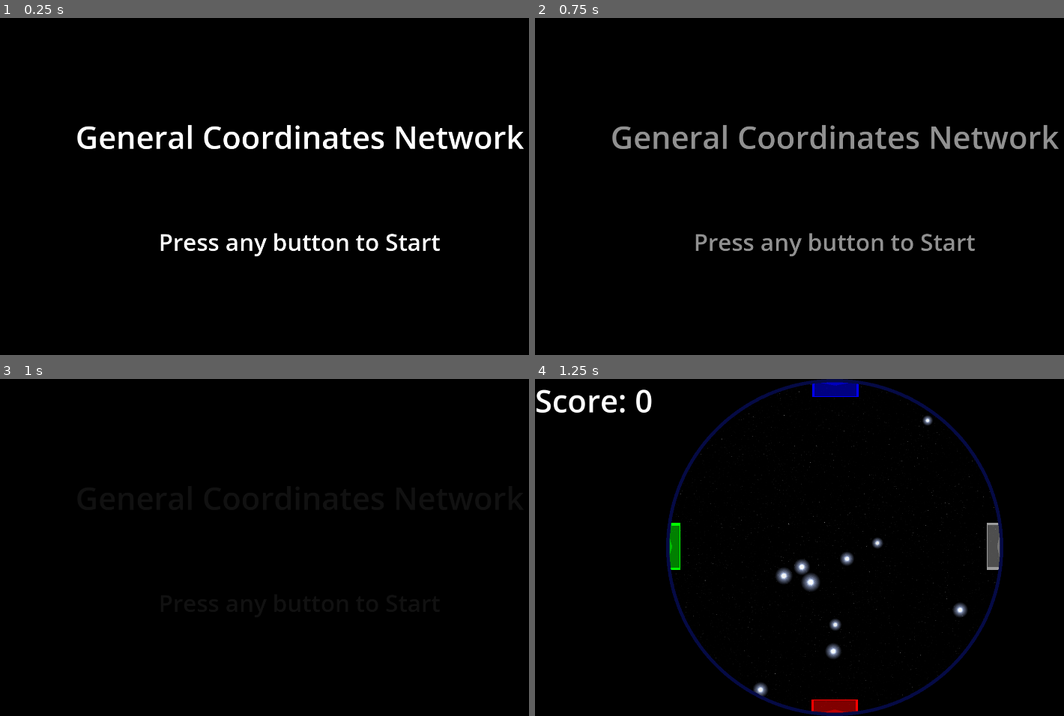
Above: before the commit, frames 1-4 (two rows, left to right).
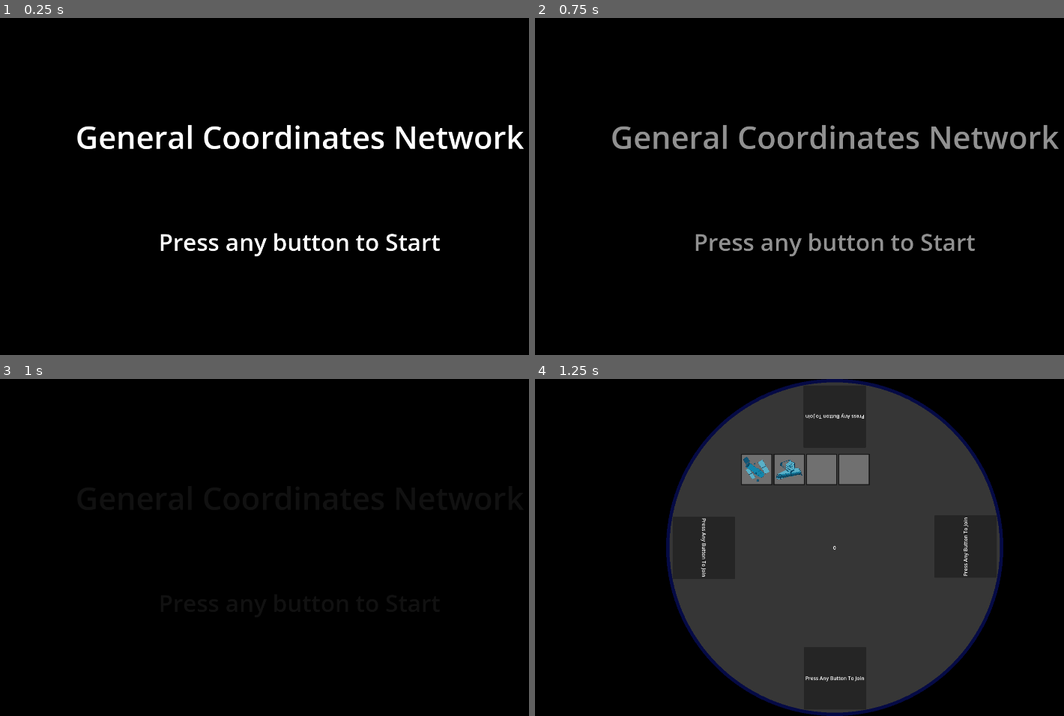
Above: after the commit, the same moments.

Repository: Courey/gcn-interactive-demo
Game: Godot game, scene res://scenes/title screen/title_screen.tscn
Two runs of this game, one before a commit and one after it. Both use one fixed random seed, a clock stepped at 60 frames per second and the inputs below.
Inputs:
- Up to frame 1 (0.25 s): no input
- Up to frame 2 (0.75 s): tap Enter at 0.5 s
- Up to frame 3 (1 s): no input
- Up to frame 4 (1.25 s): no input

Frames 1-3 are identical in both runs. In frame 4, 48% of the frame differs, in the area x 0-88%, y 0-100%.

Commit message:
Add some util functions, scene transitions, rename resources for grouping

Diff:
--- a/Base.tscn
+++ /dev/null
@@ -1,7 +0,0 @@
-[gd_scene load_steps=2 format=3 uid="uid://b1l2u14kbw8fa"]
-
-[ext_resource type="PackedScene" uid="uid://duvh77weda0w" path="res://scenes/title screen/title_screen.tscn" id="1_nfj5t"]
-
-[node name="Base" type="Node"]
-
-[node name="TitleScreen" parent="." instance=ExtResource("1_nfj5t")]
--- a/project.godot
+++ b/project.godot
@@ -21,6 +21,7 @@
 
 SceneManager="*res://SceneManager.gd"
 Global="*res://global.gd"
+Utils="*res://utility/Utils.gd"
 
 [display]
 
--- a/resources/player_resource.gd
+++ b/resources/player_resource.gd
@@ -9,13 +9,18 @@
 
 var observatory_id: int
 var observatory: Telescope
-var selected:bool = false
+var ready:bool = false
 
 
 func _init():
 	name = "Player%d" % id
 	input_prefix = "p%d" % id
-	active = true
+	#active = true
+
 
 func get_input_prefix():
 	return "p%d" % id
+
+
+func toggle_active():
+	active = !active
--- a/scenes/observatory_selection/selected_telescope_display.gd
+++ b/scenes/observatory_selection/selected_telescope_display.gd
@@ -1,19 +1,22 @@
-extends Panel
+class_name SelectedTelescopeDisplay extends PanelContainer
 
 @export var controlling_player:PlayerResource
 
-@onready var ObservatoryLabel = $ObservatoryLabel as Label
-@onready var PositionLabel = $PositionLabel as Label
-@onready var SelectedObsImage = $SelectedObservatoryImage as TextureRect
+@onready var MainControlBox = $MainControlBox
+@onready var MainLabel = $MainControlBox/MainLabel as Label
+@onready var ObservatoryLabel = $MainControlBox/HBoxContainer/ObservatoryLabel as Label
+@onready var PositionLabel = $MainControlBox/HBoxContainer/PositionLabel as Label
+@onready var SelectedObsImage = $MainControlBox/SelectedObservatoryImage as TextureRect
+@onready var ReadyUpLabel = $ReadyUpLabel
 
 
-# Called when the node enters the scene tree for the first time.
-func _ready() -> void:
-	pass # Replace with function body.
+func _process(_delta: float) -> void:
+	if controlling_player.observatory:
+		ObservatoryLabel.text = controlling_player.observatory.telescope_name
+		PositionLabel.text = controlling_player.observatory.get_location_string()
+		SelectedObsImage.texture = controlling_player.observatory.image
+	MainLabel.text = "Ready!" if controlling_player.ready else "Select Your Observatory"
 
-
-# Called every frame. 'delta' is the elapsed time since the previous frame.
-func _process(delta: float) -> void:
-	ObservatoryLabel.text = controlling_player.observatory.telescope_name
-	PositionLabel.text = controlling_player.observatory.get_location_string()
-	SelectedObsImage.texture = controlling_player.observatory.image
+func toggle_ready_display():
+	MainControlBox.visible = !MainControlBox.visible
+	ReadyUpLabel.visible = !ReadyUpLabel.visible
--- a/scenes/observatory_selection/selected_telescope_display.tscn
+++ b/scenes/observatory_selection/selected_telescope_display.tscn
@@ -13,73 +13,46 @@
 [sub_resource type="LabelSettings" id="LabelSettings_3f5lt"]
 font_size = 6
 
-[node name="SelectedTelescopeDisplay" type="Panel"]
+[node name="SelectedTelescopeDisplay" type="PanelContainer"]
 offset_right = 200.0
 offset_bottom = 200.0
 script = ExtResource("1_deceq")
 
-[node name="Label" type="Label" parent="."]
-layout_mode = 1
-anchors_preset = 5
-anchor_left = 0.5
-anchor_right = 0.5
-offset_left = -84.0
-offset_right = 84.0
-offset_bottom = 23.0
-grow_horizontal = 2
+[node name="MainControlBox" type="VBoxContainer" parent="."]
+visible = false
+layout_mode = 2
+
+[node name="MainLabel" type="Label" parent="MainControlBox"]
+layout_mode = 2
 text = "Select Your Telescope"
-
-[node name="SelectedObservatoryImage" type="TextureRect" parent="."]
+horizontal_alignment = 1
+
+[node name="SelectedObservatoryImage" type="TextureRect" parent="MainControlBox"]
 custom_minimum_size = Vector2(80, 80)
-layout_mode = 1
-anchors_preset = 5
-anchor_left = 0.5
-anchor_right = 0.5
-offset_left = -44.0
-offset_top = 24.0
-offset_right = 44.0
-offset_bottom = 112.0
-grow_horizontal = 2
+layout_mode = 2
 texture = ExtResource("1_21a01")
 expand_mode = 1
 stretch_mode = 5
 
-[node name="ObservatoryLabel" type="Label" parent="."]
-layout_mode = 2
-offset_left = 36.0
-offset_top = 106.0
-offset_right = 164.0
-offset_bottom = 121.0
+[node name="HBoxContainer" type="HBoxContainer" parent="MainControlBox"]
+layout_mode = 2
+alignment = 1
+
+[node name="ObservatoryLabel" type="Label" parent="MainControlBox/HBoxContainer"]
+layout_mode = 2
 text = "Telescope Name"
 label_settings = SubResource("LabelSettings_v4aac")
-metadata/_edit_group_ = true
-
-[node name="PositionLabel" type="Label" parent="."]
-layout_mode = 2
-offset_left = 36.0
-offset_top = 106.0
-offset_right = 164.0
-offset_bottom = 121.0
+
+[node name="PositionLabel" type="Label" parent="MainControlBox/HBoxContainer"]
+layout_mode = 2
 text = "Ground"
 label_settings = SubResource("LabelSettings_spbmw")
 horizontal_alignment = 2
-metadata/_edit_group_ = true
-
-[node name="GridContainer" type="GridContainer" parent="."]
-layout_mode = 1
-anchors_preset = 7
-anchor_left = 0.5
-anchor_top = 1.0
-anchor_right = 0.5
-anchor_bottom = 1.0
-offset_left = -64.0
-offset_top = -75.0
-offset_right = 64.0
-offset_bottom = -3.0
-grow_horizontal = 2
-grow_vertical = 0
-
-[node name="StatBar" type="Control" parent="GridContainer"]
+
+[node name="GridContainer" type="GridContainer" parent="MainControlBox"]
+layout_mode = 2
+
+[node name="StatBar" type="Control" parent="MainControlBox/GridContainer"]
 clip_contents = true
 custom_minimum_size = Vector2(128, 15)
 layout_mode = 2
@@ -90,42 +63,42 @@
 stat_name = "Field of View"
 highlight_color = Color(0.337255, 1, 1, 1)
 
-[node name="Label" type="Label" parent="GridContainer/StatBar"]
-layout_mode = 0
-offset_right = 128.0
-offset_bottom = 9.0
-text = "Stat_1"
-label_settings = SubResource("LabelSettings_3f5lt")
-
-[node name="Background" type="ColorRect" parent="GridContainer/StatBar"]
-layout_mode = 1
-anchors_preset = 7
-anchor_left = 0.5
-anchor_top = 1.0
-anchor_right = 0.5
-anchor_bottom = 1.0
-offset_left = -64.0
-offset_top = -5.0
-offset_right = 64.0
-grow_horizontal = 2
-grow_vertical = 0
-color = Color(0.412152, 0.412152, 0.412152, 1)
-
-[node name="Highlight" type="ColorRect" parent="GridContainer/StatBar"]
-layout_mode = 1
-anchors_preset = 7
-anchor_left = 0.5
-anchor_top = 1.0
-anchor_right = 0.5
-anchor_bottom = 1.0
-offset_left = -64.0
-offset_top = -5.0
-offset_right = 64.0
-grow_horizontal = 2
-grow_vertical = 0
-color = Color(0.337255, 1, 1, 0.768627)
-
-[node name="StatBar2" type="Control" parent="GridContainer"]
+[node name="Label" type="Label" parent="MainControlBox/GridContainer/StatBar"]
+layout_mode = 0
+offset_right = 128.0
+offset_bottom = 9.0
+text = "Stat_1"
+label_settings = SubResource("LabelSettings_3f5lt")
+
+[node name="Background" type="ColorRect" parent="MainControlBox/GridContainer/StatBar"]
+layout_mode = 1
+anchors_preset = 7
+anchor_left = 0.5
+anchor_top = 1.0
+anchor_right = 0.5
+anchor_bottom = 1.0
+offset_left = -64.0
+offset_top = -5.0
+offset_right = 64.0
+grow_horizontal = 2
+grow_vertical = 0
+color = Color(0.412152, 0.412152, 0.412152, 1)
+
+[node name="Highlight" type="ColorRect" parent="MainControlBox/GridContainer/StatBar"]
+layout_mode = 1
+anchors_preset = 7
+anchor_left = 0.5
+anchor_top = 1.0
+anchor_right = 0.5
+anchor_bottom = 1.0
+offset_left = -64.0
+offset_top = -5.0
+offset_right = 64.0
+grow_horizontal = 2
+grow_vertical = 0
+color = Color(0.337255, 1, 1, 0.768627)
+
+[node name="StatBar2" type="Control" parent="MainControlBox/GridContainer"]
 clip_contents = true
 custom_minimum_size = Vector2(128, 15)
 layout_mode = 2
@@ -136,42 +109,42 @@
 stat_name = "Slew Speed"
 highlight_color = Color(0.337255, 1, 1, 1)
 
-[node name="Label" type="Label" parent="GridContainer/StatBar2"]
-layout_mode = 0
-offset_right = 128.0
-offset_bottom = 9.0
-text = "Stat_1"
-label_settings = SubResource("LabelSettings_3f5lt")
-
-[node name="Background" type="ColorRect" parent="GridContainer/StatBar2"]
-layout_mode = 1
-anchors_preset = 7
-anchor_left = 0.5
-anchor_top = 1.0
-anchor_right = 0.5
-anchor_bottom = 1.0
-offset_left = -64.0
-offset_top = -5.0
-offset_right = 64.0
-grow_horizontal = 2
-grow_vertical = 0
-color = Color(0.412152, 0.412152, 0.412152, 1)
-
-[node name="Highlight" type="ColorRect" parent="GridContainer/StatBar2"]
-layout_mode = 1
-anchors_preset = 7
-anchor_left = 0.5
-anchor_top = 1.0
-anchor_right = 0.5
-anchor_bottom = 1.0
-offset_left = -64.0
-offset_top = -5.0
-offset_right = 64.0
-grow_horizontal = 2
-grow_vertical = 0
-color = Color(0.337255, 1, 1, 0.768627)
-
-[node name="StatBar3" type="Control" parent="GridContainer"]
+[node name="Label" type="Label" parent="MainControlBox/GridContainer/StatBar2"]
+layout_mode = 0
+offset_right = 128.0
+offset_bottom = 9.0
+text = "Stat_1"
+label_settings = SubResource("LabelSettings_3f5lt")
+
+[node name="Background" type="ColorRect" parent="MainControlBox/GridContainer/StatBar2"]
+layout_mode = 1
+anchors_preset = 7
+anchor_left = 0.5
+anchor_top = 1.0
+anchor_right = 0.5
+anchor_bottom = 1.0
+offset_left = -64.0
+offset_top = -5.0
+offset_right = 64.0
+grow_horizontal = 2
+grow_vertical = 0
+color = Color(0.412152, 0.412152, 0.412152, 1)
+
+[node name="Highlight" type="ColorRect" parent="MainControlBox/GridContainer/StatBar2"]
+layout_mode = 1
+anchors_preset = 7
+anchor_left = 0.5
+anchor_top = 1.0
+anchor_right = 0.5
+anchor_bottom = 1.0
+offset_left = -64.0
+offset_top = -5.0
+offset_right = 64.0
+grow_horizontal = 2
+grow_vertical = 0
+color = Color(0.337255, 1, 1, 0.768627)
+
+[node name="StatBar3" type="Control" parent="MainControlBox/GridContainer"]
 clip_contents = true
 custom_minimum_size = Vector2(128, 15)
 layout_mode = 2
@@ -182,82 +155,87 @@
 stat_name = "Sensitivity"
 highlight_color = Color(0.337255, 1, 1, 1)
 
-[node name="Label" type="Label" parent="GridContainer/StatBar3"]
-layout_mode = 0
-offset_right = 128.0
-offset_bottom = 9.0
-text = "Stat_1"
-label_settings = SubResource("LabelSettings_3f5lt")
-
-[node name="Background" type="ColorRect" parent="GridContainer/StatBar3"]
-layout_mode = 1
-anchors_preset = 7
-anchor_left = 0.5
-anchor_top = 1.0
-anchor_right = 0.5
-anchor_bottom = 1.0
-offset_left = -64.0
-offset_top = -5.0
-offset_right = 64.0
-grow_horizontal = 2
-grow_vertical = 0
-color = Color(0.412152, 0.412152, 0.412152, 1)
-
-[node name="Highlight" type="ColorRect" parent="GridContainer/StatBar3"]
-layout_mode = 1
-anchors_preset = 7
-anchor_left = 0.5
-anchor_top = 1.0
-anchor_right = 0.5
-anchor_bottom = 1.0
-offset_left = -64.0
-offset_top = -5.0
-offset_right = 64.0
-grow_horizontal = 2
-grow_vertical = 0
-color = Color(0.337255, 1, 1, 0.768627)
-
-[node name="StatBar4" type="Control" parent="GridContainer"]
-clip_contents = true
-custom_minimum_size = Vector2(128, 15)
-layout_mode = 2
-size_flags_horizontal = 3
-script = ExtResource("2_v4aac")
-value_start = 50.0
-value_end = 75.0
-highlight_color = Color(0.337255, 1, 1, 1)
-
-[node name="Label" type="Label" parent="GridContainer/StatBar4"]
-layout_mode = 0
-offset_right = 128.0
-offset_bottom = 9.0
-text = "Stat_1"
-label_settings = SubResource("LabelSettings_3f5lt")
-
-[node name="Background" type="ColorRect" parent="GridContainer/StatBar4"]
-layout_mode = 1
-anchors_preset = 7
-anchor_left = 0.5
-anchor_top = 1.0
-anchor_right = 0.5
-anchor_bottom = 1.0
-offset_left = -64.0
-offset_top = -5.0
-offset_right = 64.0
-grow_horizontal = 2
-grow_vertical = 0
-color = Color(0.412152, 0.412152, 0.412152, 1)
-
-[node name="Highlight" type="ColorRect" parent="GridContainer/StatBar4"]
-layout_mode = 1
-anchors_preset = 7
-anchor_left = 0.5
-anchor_top = 1.0
-anchor_right = 0.5
-anchor_bottom = 1.0
-offset_left = -64.0
-offset_top = -5.0
-offset_right = 64.0
-grow_horizontal = 2
-grow_vertical = 0
-color = Color(0.337255, 1, 1, 0.768627)
+[node name="Label" type="Label" parent="MainControlBox/GridContainer/StatBar3"]
+layout_mode = 0
+offset_right = 128.0
+offset_bottom = 9.0
+text = "Stat_1"
+label_settings = SubResource("LabelSettings_3f5lt")
+
+[node name="Background" type="ColorRect" parent="MainControlBox/GridContainer/StatBar3"]
+layout_mode = 1
+anchors_preset = 7
+anchor_left = 0.5
+anchor_top = 1.0
+anchor_right = 0.5
+anchor_bottom = 1.0
+offset_left = -64.0
+offset_top = -5.0
+offset_right = 64.0
+grow_horizontal = 2
+grow_vertical = 0
+color = Color(0.412152, 0.412152, 0.412152, 1)
+
+[node name="Highlight" type="ColorRect" parent="MainControlBox/GridContainer/StatBar3"]
+layout_mode = 1
+anchors_preset = 7
+anchor_left = 0.5
+anchor_top = 1.0
+anchor_right = 0.5
+anchor_bottom = 1.0
+offset_left = -64.0
+offset_top = -5.0
+offset_right = 64.0
+grow_horizontal = 2
+grow_vertical = 0
+color = Color(0.337255, 1, 1, 0.768627)
+
+[node name="StatBar4" type="Control" parent="MainControlBox/GridContainer"]
+clip_contents = true
+custom_minimum_size = Vector2(128, 15)
+layout_mode = 2
+size_flags_horizontal = 3
+script = ExtResource("2_v4aac")
+value_start = 50.0
+value_end = 75.0
+highlight_color = Color(0.337255, 1, 1, 1)
+
+[node name="Label" type="Label" parent="MainControlBox/GridContainer/StatBar4"]
+layout_mode = 0
+offset_right = 128.0
+offset_bottom = 9.0
+text = "Stat_1"
+label_settings = SubResource("LabelSettings_3f5lt")
+
+[node name="Background" type="ColorRect" parent="MainControlBox/GridContainer/StatBar4"]
+layout_mode = 1
+anchors_preset = 7
+anchor_left = 0.5
+anchor_top = 1.0
+anchor_right = 0.5
+anchor_bottom = 1.0
+offset_left = -64.0
+offset_top = -5.0
+offset_right = 64.0
+grow_horizontal = 2
+grow_vertical = 0
+color = Color(0.412152, 0.412152, 0.412152, 1)
+
+[node name="Highlight" type="ColorRect" parent="MainControlBox/GridContainer/StatBar4"]
+layout_mode = 1
+anchors_preset = 7
+anchor_left = 0.5
+anchor_top = 1.0
+anchor_right = 0.5
+anchor_bottom = 1.0
+offset_left = -64.0
+offset_top = -5.0
+offset_right = 64.0
+grow_horizontal = 2
+grow_vertical = 0
+color = Color(0.337255, 1, 1, 0.768627)
+
+[node name="ReadyUpLabel" type="Label" parent="."]
+layout_mode = 2
+text = "Press Any Button To Join"
+horizontal_alignment = 1
--- a/scenes/observatory_selection/telescope_select.gd
+++ b/scenes/observatory_selection/telescope_select.gd
@@ -5,44 +5,69 @@
 var locked_in_indices := {}
 
 @onready var Grid = $TelescopeGrid
+@onready var SelectedDisplay1 = $SelectedTelescopeDisplayP1
+@onready var SelectedDisplay2 = $SelectedTelescopeDisplayP2
+@onready var SelectedDisplay3 = $SelectedTelescopeDisplayP3
+@onready var SelectedDisplay4 = $SelectedTelescopeDisplayP4
+@onready var StartTimer = $StartTimer as Timer
+@onready var CountdownLabel = $StartCountdownLabel as Label
 
 var telescopeSlot: PackedScene = preload("res://scenes/observatory_selection/telescope_slot.tscn")
+var displays:Array[SelectedTelescopeDisplay] = []
 
 func _ready():
+	displays.append_array([SelectedDisplay1,SelectedDisplay2,SelectedDisplay3,SelectedDisplay4])
+
 	for telescope in Grid.telescopes as Array[Telescope]:
 		var new_telescope = telescopeSlot.instantiate()
 		new_telescope.observatory = telescope
-		new_telescope.connect("pressed", select_telescope)
 		Grid.add_child(new_telescope)
-	for player in Global.PLAYERS:
-		player.observatory = Grid.telescopes[0]
 
 
-func select_telescope():
-	print("Okay, we are somewhere")
+func _input(event: InputEvent) -> void:
+	var activePLayerCount = len(Utils.get_active_players())
+	if activePLayerCount > 0:
+		if len(Utils.get_active_players().filter(func (player): return player.ready)) == activePLayerCount:
+			StartTimer.start()
+		else:
+			StartTimer.stop()
 
 
 func _process(_delta):
-	var observatory_list_items = Grid.get_children().filter(func (c):return c is TelescopeSlot)
-	for player in Global.PLAYERS:
-		if Input.is_action_just_pressed("%s_select" % player.get_input_prefix()):
-			player.selected = !player.selected
+	for player in Utils.get_inactive_players():
+		var playerPrefix = player.get_input_prefix()
+		for action in InputMap.get_actions().filter(
+				func (action:StringName): return action.begins_with("%s" %  playerPrefix)
+			):
+			if Input.is_action_just_pressed(action):
+				player.toggle_active()
+				displays[player.id - 1].toggle_ready_display()
+		if player.active:
+			return
 
-		if player.selected:
+	for player in Utils.get_active_players():
+		var playerPrefix = player.get_input_prefix()
+		if Input.is_action_just_pressed("%s_select" % playerPrefix):
+			player.ready = !player.ready
+
+		if player.ready:
 			continue
 
-		if Input.is_action_just_pressed("%s_up" % player.get_input_prefix()):
+		if Input.is_action_just_pressed("%s_up" % playerPrefix):
 			player.observatory_id -= GRID_COLUMNS % GRID_COLUMNS
-		elif Input.is_action_just_pressed("%s_down" % player.get_input_prefix()):
+		elif Input.is_action_just_pressed("%s_down" % playerPrefix):
 			player.observatory_id += GRID_COLUMNS % GRID_COLUMNS
-		elif Input.is_action_just_pressed("%s_left" % player.get_input_prefix()):
+		elif Input.is_action_just_pressed("%s_left" % playerPrefix):
 			player.observatory_id = (player.observatory_id - 1) % GRID_COLUMNS
-		elif Input.is_action_just_pressed("%s_right" % player.get_input_prefix()):
+		elif Input.is_action_just_pressed("%s_right" % playerPrefix):
 			player.observatory_id = (player.observatory_id + 1) % GRID_COLUMNS
 
 		player.observatory = Grid.telescopes[player.observatory_id]
 
-		#if (len(observatory_list_items) > 0):
-			#observatory_list_items[player.observatory_id].player_hover(player)
+	CountdownLabel.text = str(int(StartTimer.time_left))
 
-#func handle_input(player: Player):
+func _on_start_timer_timeout() -> void:
+	SceneManager.change_scene_with_transition(
+		self,
+		load("res://scenes/observation/main.tscn")
+	) # Replace with function body.
--- a/scenes/observatory_selection/telescope_select.tscn
+++ b/scenes/observatory_selection/telescope_select.tscn
@@ -5,11 +5,11 @@
 [ext_resource type="Script" uid="uid://of4mt0dqm8sw" path="res://scenes/observatory_selection/telescope_grid.gd" id="3_8h3wp"]
 [ext_resource type="PackedScene" uid="uid://cdp8ukqiyccgm" path="res://scenes/observatory_selection/selected_telescope_display.tscn" id="4_jm8ys"]
 [ext_resource type="PackedScene" uid="uid://bug6q8xv6do8y" path="res://scenes/observatory_selection/telescope_slot.tscn" id="4_v0ka8"]
-[ext_resource type="Resource" uid="uid://d3hhvy6lacsap" path="res://resources/Hubble.tres" id="5_v0ka8"]
-[ext_resource type="Resource" uid="uid://bauqjtnne5db8" path="res://resources/JWST.tres" id="6_swsw3"]
+[ext_resource type="Resource" uid="uid://d3hhvy6lacsap" path="res://resources/obs_Hubble.tres" id="5_v0ka8"]
+[ext_resource type="Resource" uid="uid://bauqjtnne5db8" path="res://resources/obs_JWST.tres" id="6_swsw3"]
 [ext_resource type="Shader" uid="uid://ba6xcygwib32b" path="res://shaders/transparent_circle.gdshader" id="6_uaqny"]
-[ext_resource type="Resource" uid="uid://hwwqgt24pvrb" path="res://resources/Rubin.tres" id="7_8xw5q"]
-[ext_resource type="Resource" uid="uid://cnm42vreubj54" path="res://resources/ZFT.tres" id="8_w8lk5"]
+[ext_resource type="Resource" uid="uid://hwwqgt24pvrb" path="res://resources/obs_Rubin.tres" id="7_8xw5q"]
+[ext_resource type="Resource" uid="uid://cnm42vreubj54" path="res://resources/obs_ZFT.tres" id="8_w8lk5"]
 [ext_resource type="Resource" uid="uid://dgtwp45fxqhdi" path="res://resources/Player1.tres" id="10_bkch5"]
 [ext_resource type="Resource" uid="uid://cp774eauo6qyo" path="res://resources/Player2.tres" id="11_5rwk1"]
 [ext_resource type="Resource" uid="uid://nxdid1t8m7go" path="res://resources/Player3.tres" id="12_x22ne"]
@@ -35,7 +35,7 @@
 anchor_bottom = 1.0
 grow_horizontal = 2
 grow_vertical = 2
-color = Color(0.473976, 0.473976, 0.473976, 1)
+color = Color(0.212305, 0.212305, 0.212305, 1)
 
 [node name="TelescopeGrid" type="GridContainer" parent="."]
 custom_minimum_size = Vector2(600, 600)
@@ -119,3 +119,24 @@
 offset_right = 1920.0
 offset_bottom = 1080.0
 color = Color(0, 0, 0, 1)
+
+[node name="StartTimer" type="Timer" parent="."]
+wait_time = 5.0
+one_shot = true
+
+[node name="StartCountdownLabel" type="Label" parent="."]
+layout_mode = 1
+anchors_preset = 8
+anchor_left = 0.5
+anchor_top = 0.5
+anchor_right = 0.5
+anchor_bottom = 0.5
+offset_left = -20.0
+offset_top = -11.5
+offset_right = 20.0
+offset_bottom = 11.5
+grow_horizontal = 2
+grow_vertical = 2
+horizontal_alignment = 1
+
+[connection signal="timeout" from="StartTimer" to="." method="_on_start_timer_timeout"]
--- a/scenes/observatory_selection/telescope_slot.gd
+++ b/scenes/observatory_selection/telescope_slot.gd
@@ -1,6 +1,5 @@
 class_name TelescopeSlot extends Panel
 
-#@export var observatory_image: Texture2D
 @export var observatory:Telescope
 
 @onready var PlayerOutline1 = $PlayerOutline1 as Line2D
@@ -19,30 +18,22 @@
 signal pressed
 
 func _ready():
-	#PlayerOutline.hide()
 	ObservatoryButton.texture_normal = observatory.image
 	player_labels.append_array([P1_Label, P2_Label, P3_Label, P4_Label])
 	player_outlines.append_array([PlayerOutline1,PlayerOutline2,PlayerOutline3,PlayerOutline4])
 	for player in Global.PLAYERS:
-		player_labels[player.id - 1].add_theme_color_override("font_color", player.player_color)#.label_settings.font_color = player.player_color
+		player_labels[player.id - 1].add_theme_color_override("font_color", player.player_color)
 		player_outlines[player.id - 1].default_color = player.player_color
 		player_outlines[player.id - 1].default_color.a = .25
-		#print(player.player_color)
 
 
-func _process(delta: float) -> void:
-	#var hovering_players = Global.PLAYERS.filter(func(player): return player.observatory == observatory)
-	#if Global.PLAYERS.filter(func(player): return player.observatory == observatory):
-		#player_labels[player.id -1].show()
-			##pass
+func _process(_delta: float) -> void:
 	for player in Global.PLAYERS:
 		if player.observatory == observatory:
 			player_outlines[player.id-1].show()
 			player_labels[player.id -1].show()
-			#PlayerOutline.default_color = player.player_color
 		else:
 			player_outlines[player.id-1].hide()
-			#PlayerOutlind.default_color -= player.player_color
 			player_labels[player.id -1].hide()
 
 func _button_pressed() -> void:
--- a/scenes/observatory_selection/telescope_slot.tscn
+++ b/scenes/observatory_selection/telescope_slot.tscn
@@ -2,7 +2,7 @@
 
 [ext_resource type="Texture2D" uid="uid://isea6hpa5fi" path="res://art/slot.png" id="1_bgg7d"]
 [ext_resource type="Script" uid="uid://di5v0sxol7yvd" path="res://scenes/observatory_selection/telescope_slot.gd" id="2_anh4m"]
-[ext_resource type="Resource" uid="uid://d3hhvy6lacsap" path="res://resources/Hubble.tres" id="3_ieoab"]
+[ext_resource type="Resource" uid="uid://d3hhvy6lacsap" path="res://resources/obs_Hubble.tres" id="3_ieoab"]
 
 [sub_resource type="StyleBoxTexture" id="StyleBoxTexture_anh4m"]
 resource_local_to_scene = true
--- a/scenes/title screen/title_screen.gd
+++ b/scenes/title screen/title_screen.gd
@@ -1,9 +1,6 @@
 extends Control
 
-#var next_scene:PackedScene = preload("res://scenes/observation/main.tscn")
-
 func _ready():
-	# Capture input immediately
 	set_process_input(true)
 
 func _input(event):
@@ -13,5 +10,5 @@
 func _start_game():
 	SceneManager.change_scene_with_transition(
 		self,
-		load("res://scenes/observation/main.tscn")
+		load("res://scenes/observatory_selection/telescope_select.tscn")
 	)
--- /dev/null
+++ b/utility/Utils.gd
@@ -0,0 +1,8 @@
+extends Node
+
+func get_inactive_players() -> Array[PlayerResource]:
+	return Global.PLAYERS.filter(func (player): return !player.active)
+
+
+func get_active_players() -> Array[PlayerResource]:
+	return Global.PLAYERS.filter(func (player): return player.active)
Renamed: resources/Hubble.tres -> resources/obs_Hubble.tres
Renamed: resources/JWST.tres -> resources/obs_JWST.tres
Renamed: resources/Rubin.tres -> resources/obs_Rubin.tres
Renamed: resources/ZFT.tres -> resources/obs_ZFT.tres
Not shown, added: utility/Utils.gd.uid
